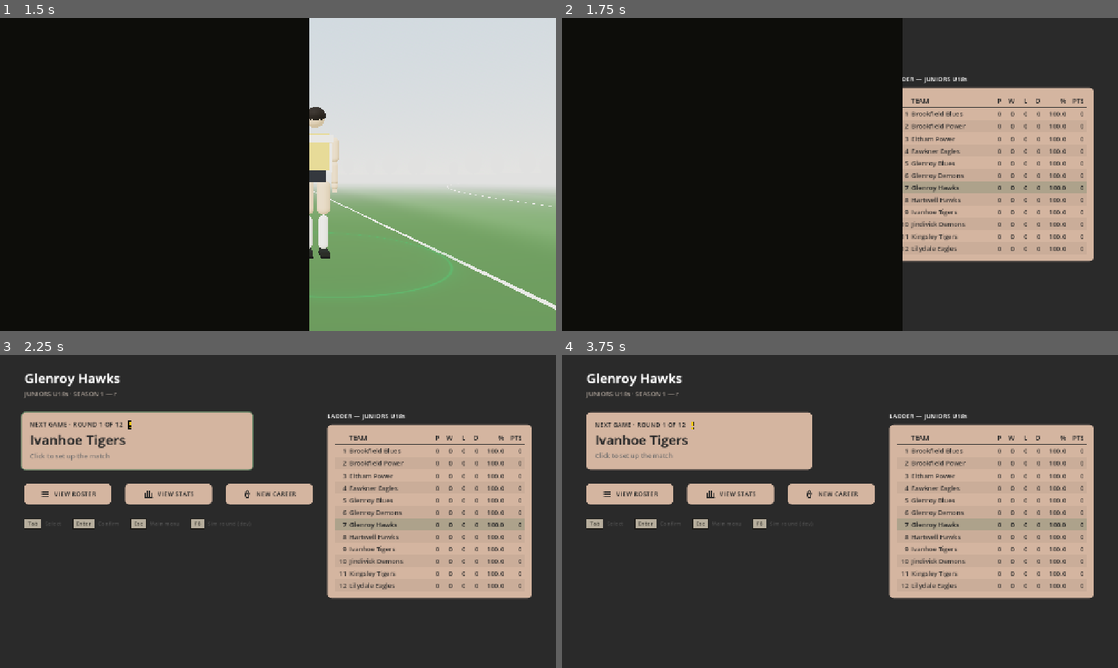
Above: before the commit, frames 1-4 (two rows, left to right).
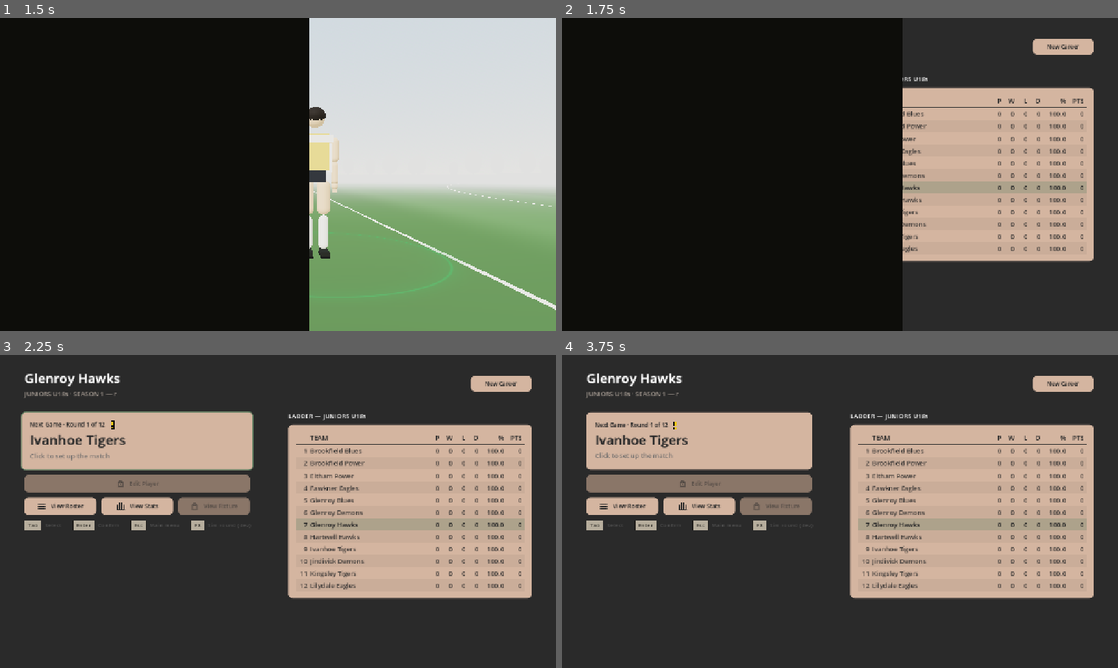
Above: after the commit, the same moments.

Repository: Yaandle/aussie-rules2
Game: Godot game, scene res://scenes/ui/main_menu.tscn
The game is run twice, just before and just after one commit, with the same random seed, the same clock (stepped at 60 frames per second) and the same inputs.
Inputs (mouse positions are in pixels of both pictures, inside the frame that each line leads up to):
- Up to frame 1 (1.5 s): tap Enter (ui_accept) at 0.5, 0.77 s; move the mouse to (400, 158) at 0.52 s; hold D (move_right) 0.53-1.25 s; hold Y (confirm) 0.53-1.25 s; click (400, 158) at 0.67 s; tap Ctrl (walk) at 0.8 s; tap R (debug_reset) at 1.25 s; drag from (100, 287) to (250, 237) at 1.27 s
- Up to frame 2 (1.75 s): no input
- Up to frame 3 (2.25 s): tap Enter (ui_accept) at 2 s; move the mouse to (333, 442) at 2.02 s; hold D (move_right) from 2.03 s (still down); hold Ctrl (walk) from 2.03 s (still down); tap Space (bounce) at 2.1 s; click (333, 442) at 2.17 s
- Up to frame 4 (3.75 s): release D (move_right) at 2.75 s; release Ctrl (walk) at 2.75 s; tap Enter (ui_accept) at 2.75, 3.5 s; drag from (812, 574) to (673, 464) at 2.77 s; move the mouse to (1006, 558) at 3.52 s; hold A (move_left) from 3.53 s (still down); hold V (call_for_ball) from 3.53 s (still down); click (1006, 558) at 3.67 s

Frame 1 is identical in both runs. In frame 2, 1.9% of the frame differs, in the area x 61-96%, y 6-75%; in frame 3, 11%, in the area x 4-96%, y 6-78%; in frame 4, 11%.

Commit message:
Career Phase 3: Dashboard button stack in Title Case
docs/CAREER_AUDIT.md Phase 3.

- One 520 px stack: the Next Game card, a full-width Edit Player button,
  then View Roster | View Stats | View Fixture sharing that width.
- Button and card-heading labels in Title Case with no letter tracking
  (playtest: "not all capitalised"); the roster page's Back and the New
  Career confirm's Cancel / Start New too.
- New Career moved up beside the team name, away from the weekly buttons.
- Edit Player and View Fixture show a lock until their pages exist
  (Phases 6-7 and 5).
- Focus neighbours set by hand (_link_focus): New Career above the card,
  the card down to the row (skipping a locked Edit Player), left/right
  along the row, up back to the card.
- Ladder panel widened to 560 px now that the left column is narrower.

Verified headless: the screen boots clean; focus links resolve (card down
to View Roster, right to View Stats, up to the card, card up to New
Career); a frame of the new layout checked.
Needs eyes: walking the stack with a pad, and the Title Case look.

Co-Authored-By: Claude Opus 5.5 <noreply@anthropic.com>

Diff:
--- a/scripts/ui/career_dashboard_screen.gd
+++ b/scripts/ui/career_dashboard_screen.gd
@@ -26,6 +26,16 @@
 ##
 ## F8 in a debug build sims the current round (CareerProfile.
 ## sim_current_round()) — dev-only, for running seasons through quickly.
+##
+## Layout (docs/CAREER_AUDIT.md Phase 3): one STACK_WIDTH column — the
+## NEXT GAME card, a full-width Edit Player button under it, then View
+## Roster | View Stats | View Fixture sharing the same width — so the
+## controls read as one block; New Career sits up by the team name, away
+## from the things you press every week. Button labels are Title Case with
+## no letter tracking (playtest: "not all capitalised"). Edit Player and
+## View Fixture show a lock until their pages exist (Phases 6-7 and 5).
+## Focus neighbours are set by hand (_link_focus()) so a pad walks the
+## stack as a grid.
 
 const SCREEN_MARGIN_X := SoftBrutalist.SPACE_6
 const SCREEN_MARGIN_Y := SoftBrutalist.SPACE_4
@@ -34,10 +44,13 @@
 const BUTTON_HEIGHT := 48.0
 const BUTTON_WIDTH := 200.0
 const ICON_SIZE := 22.0
-## Whatever's left of the 1280 design width beside the left column (the
-## three 200 px buttons and their gaps). Phase 3's narrower button row
-## frees more.
-const LADDER_WIDTH := 470.0
+## The left stack: the NEXT GAME card's width, and every button under it.
+const STACK_WIDTH := 520.0
+const STACK_BUTTON_HEIGHT := 40.0
+const STACK_GAP := 12.0
+const SMALL_BUTTON_SIZE := Vector2(140.0, 36.0)
+## Room beside the stack on the 1280 design width, with space to spare.
+const LADDER_WIDTH := 560.0
 
 const DASHBOARD_SCENE := "res://scenes/ui/career_dashboard_screen.tscn"
 const SUMMARY_SCENE := "res://scenes/ui/career_season_summary_screen.tscn"
@@ -46,6 +59,7 @@
 var _roster_back_button: Control
 var _view_roster_button: Control
 var _new_career_button: Control
+var _next_game_card: Control
 var _confirm_overlay: Control
 var _confirm_cancel_button: Control
 
@@ -97,15 +111,23 @@
 	column.mouse_filter = Control.MOUSE_FILTER_IGNORE
 	margin.add_child(column)
 
+	var header_row := HBoxContainer.new()
+	header_row.mouse_filter = Control.MOUSE_FILTER_IGNORE
+	column.add_child(header_row)
 	var header := VBoxContainer.new()
 	header.add_theme_constant_override(&"separation", 4)
+	header.size_flags_horizontal = Control.SIZE_EXPAND_FILL
 	header.mouse_filter = Control.MOUSE_FILTER_IGNORE
-	column.add_child(header)
+	header_row.add_child(header)
 	header.add_child(CareerTheme.label(CareerProfile.team_name, SoftBrutalist.SIZE_TITLE,
 		CareerTheme.TEXT, SoftBrutalist.WEIGHT_HEAVY))
 	header.add_child(CareerTheme.label("%s · SEASON %d — %s" % [
 		CareerSeason.league_name(CareerProfile.league_index), CareerProfile.season_index + 1,
 		CareerProfile.player_name], SoftBrutalist.SIZE_BODY, CareerTheme.TEXT_MUTED))
+	_new_career_button = _build_action_button("New Career", &"", true, _open_new_career_confirm,
+		SMALL_BUTTON_SIZE)
+	_new_career_button.size_flags_vertical = Control.SIZE_SHRINK_CENTER
+	header_row.add_child(_new_career_button)
 
 	var body := HBoxContainer.new()
 	body.add_theme_constant_override(&"separation", int(BAND_GAP))
@@ -114,26 +136,36 @@
 	column.add_child(body)
 
 	var left := VBoxContainer.new()
-	left.add_theme_constant_override(&"separation", int(BAND_GAP))
+	left.add_theme_constant_override(&"separation", int(STACK_GAP))
 	left.size_flags_horizontal = Control.SIZE_EXPAND_FILL
 	left.mouse_filter = Control.MOUSE_FILTER_IGNORE
 	body.add_child(left)
 	body.add_child(_build_ladder_column())
 
-	var next_game_card := _build_next_game_card()
-	left.add_child(next_game_card)
+	_next_game_card = _build_next_game_card()
+	left.add_child(_next_game_card)
+
+	# Not built yet (Phases 6-7): a lock, like any screen that isn't there.
+	var edit_button := _build_action_button("Edit Player", &"lock", false, Callable(),
+		Vector2(STACK_WIDTH, STACK_BUTTON_HEIGHT))
+	left.add_child(edit_button)
 
 	var button_row := HBoxContainer.new()
-	button_row.add_theme_constant_override(&"separation", int(SoftBrutalist.SPACE_4))
+	button_row.add_theme_constant_override(&"separation", int(STACK_GAP))
 	button_row.mouse_filter = Control.MOUSE_FILTER_IGNORE
 	left.add_child(button_row)
-	var view_roster_button := _build_action_button("VIEW ROSTER", &"gear", true,
-		_on_view_roster_pressed)
-	_view_roster_button = view_roster_button
-	button_row.add_child(view_roster_button)
-	button_row.add_child(_build_view_stats_button())
-	_new_career_button = _build_new_career_button()
-	button_row.add_child(_new_career_button)
+	var third := Vector2((STACK_WIDTH - STACK_GAP * 2.0) / 3.0, STACK_BUTTON_HEIGHT)
+	_view_roster_button = _build_action_button("View Roster", &"gear", true,
+		_on_view_roster_pressed, third)
+	button_row.add_child(_view_roster_button)
+	var view_stats_button := _build_action_button("View Stats", &"goalpost", true,
+		_on_view_stats_pressed, third)
+	button_row.add_child(view_stats_button)
+	# Phase 5's fixture carousel.
+	var view_fixture_button := _build_action_button("View Fixture", &"lock", false, Callable(), third)
+	button_row.add_child(view_fixture_button)
+	_link_focus([_next_game_card, edit_button, _view_roster_button],
+		[_view_roster_button, view_stats_button, view_fixture_button])
 
 	# Hint bar — no control legend existed on this screen at all
 	# (ui_audit.md finding #2, missed by the audit's own file list but the
@@ -159,7 +191,34 @@
 	# Explicit default focus (mandatory per the UI brief): the NEXT GAME card,
 	# which is live in every state now — the next round, or the season
 	# summary once the season is over.
-	next_game_card.grab_focus.call_deferred()
+	_next_game_card.grab_focus.call_deferred()
+
+
+## Up/down through the stack (`column`, top to bottom), left/right along
+## the button row (`row`), New Career above the card. Controls that can't
+## take focus (a locked button) are skipped, so down from the card goes
+## straight to the row while Edit Player is locked.
+func _link_focus(column: Array, row: Array) -> void:
+	var stack: Array = [_new_career_button]
+	for control: Control in column:
+		if control.focus_mode != Control.FOCUS_NONE:
+			stack.append(control)
+	for i in stack.size():
+		var control: Control = stack[i]
+		if i > 0:
+			control.focus_neighbor_top = control.get_path_to(stack[i - 1])
+		if i < stack.size() - 1:
+			control.focus_neighbor_bottom = control.get_path_to(stack[i + 1])
+	var live: Array = row.filter(func(c: Control) -> bool: return c.focus_mode != Control.FOCUS_NONE)
+	var above: Control = stack[stack.size() - 2] if stack.size() > 1 else null
+	for i in live.size():
+		var control: Control = live[i]
+		if i > 0:
+			control.focus_neighbor_left = control.get_path_to(live[i - 1])
+		if i < live.size() - 1:
+			control.focus_neighbor_right = control.get_path_to(live[i + 1])
+		if above != null:
+			control.focus_neighbor_top = control.get_path_to(above)
 
 
 ## "LADDER" over the league table, your row tinted and the promotion places
@@ -231,10 +290,10 @@
 	heading_row.mouse_filter = Control.MOUSE_FILTER_IGNORE
 	rows.add_child(heading_row)
 	var season_over := CareerProfile.season_complete()
-	var heading := "SEASON COMPLETE" if season_over else "NEXT GAME · ROUND %d OF %d" % [
+	var heading := "Season Complete" if season_over else "Next Game · Round %d of %d" % [
 		CareerProfile.games_played + 1, CareerProfile.season_length()]
 	heading_row.add_child(CareerTheme.label(heading, SoftBrutalist.SIZE_LABEL, CareerTheme.PANEL_TEXT,
-		SoftBrutalist.WEIGHT_BOLD, 1))
+		SoftBrutalist.WEIGHT_BOLD))
 	var icon := ExclamationIcon.new()
 	heading_row.add_child(icon)
 
@@ -293,10 +352,13 @@
 ## ROSTER, the roster table's BACK, and the old lock screen's MAIN MENU were
 ## all mouse-only with no way for a keyboard/gamepad player to reach them
 ## at all (ui_audit.md finding #3).
+##
+## `icon_name` empty draws the label alone; `size` defaults to the 200 x 48
+## dialog button.
 func _build_action_button(text: String, icon_name: StringName, enabled: bool,
-		on_pressed: Callable) -> Control:
+		on_pressed: Callable, size := Vector2(BUTTON_WIDTH, BUTTON_HEIGHT)) -> Control:
 	var panel := Panel.new()
-	panel.custom_minimum_size = Vector2(BUTTON_WIDTH, BUTTON_HEIGHT)
+	panel.custom_minimum_size = size
 	panel.size_flags_horizontal = Control.SIZE_SHRINK_BEGIN
 	var fill := CareerTheme.PANEL if enabled else CareerTheme.PANEL.darkened(0.35)
 	panel.add_theme_stylebox_override(&"panel", CareerTheme.panel_style(fill))
@@ -337,13 +399,14 @@
 	panel.add_child(row)
 
 	var text_colour := CareerTheme.PANEL_TEXT if enabled else Color(CareerTheme.PANEL_TEXT, 0.5)
-	var icon := UIIcon.new()
-	icon.icon_name = icon_name
-	icon.custom_minimum_size = Vector2(ICON_SIZE, ICON_SIZE)
-	icon.line_colour = text_colour
-	row.add_child(icon)
+	if not icon_name.is_empty():
+		var icon := UIIcon.new()
+		icon.icon_name = icon_name
+		icon.custom_minimum_size = Vector2(ICON_SIZE, ICON_SIZE)
+		icon.line_colour = text_colour
+		row.add_child(icon)
 	row.add_child(CareerTheme.label(text, SoftBrutalist.SIZE_LABEL, text_colour,
-		SoftBrutalist.WEIGHT_BOLD, 1))
+		SoftBrutalist.WEIGHT_BOLD))
 
 	return panel
 
@@ -412,7 +475,7 @@
 	spacer.size_flags_horizontal = Control.SIZE_EXPAND_FILL
 	spacer.mouse_filter = Control.MOUSE_FILTER_IGNORE
 	header_row.add_child(spacer)
-	var back_button := _build_action_button("BACK", &"arrow_left", true,
+	var back_button := _build_action_button("Back", &"arrow_left", true,
 		func() -> void:
 			_roster_overlay.visible = false
 			if is_instance_valid(_view_roster_button):
@@ -478,16 +541,6 @@
 		grid.add_child(cell)
 
 
-## Always live: the season stats page lists the squad with zeros before
-## the first match, and its LAST MATCH reaches the full-time card.
-func _build_view_stats_button() -> Control:
-	return _build_action_button("VIEW STATS", &"goalpost", true, _on_view_stats_pressed)
-
-
-func _build_new_career_button() -> Control:
-	return _build_action_button("NEW CAREER", &"figure", true, _open_new_career_confirm)
-
-
 func _open_new_career_confirm() -> void:
 	if _confirm_overlay == null:
 		_confirm_overlay = _build_new_career_confirm()
@@ -552,10 +605,10 @@
 	actions.add_theme_constant_override(&"separation", int(SoftBrutalist.SPACE_4))
 	actions.mouse_filter = Control.MOUSE_FILTER_IGNORE
 	column.add_child(actions)
-	_confirm_cancel_button = _build_action_button("CANCEL", &"arrow_left", true,
+	_confirm_cancel_button = _build_action_button("Cancel", &"arrow_left", true,
 		_close_new_career_confirm)
 	actions.add_child(_confirm_cancel_button)
-	var start_button := _build_action_button("START NEW", &"figure", true, _on_start_new_career)
+	var start_button := _build_action_button("Start New", &"figure", true, _on_start_new_career)
 	actions.add_child(start_button)
 
 	for pair: Array in [[_confirm_cancel_button, start_button], [start_button, _confirm_cancel_button]]:
Not shown, changed: CLAUDE.md
Not shown, changed: docs/CAREER_AUDIT.md
